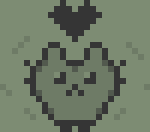
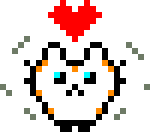
Revision of a layered 150px x 132px image; what changed, layer by layer:
painted on "purr_2" over [24, 0, 126, 132]
hid "Background" over [0, 0, 150, 132]
